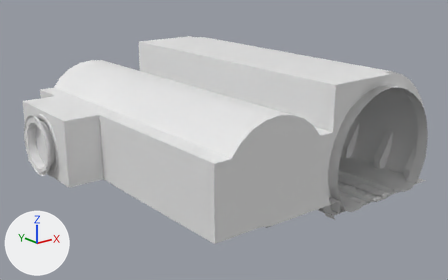
The FBX model Assets/ContentVLAD/Venues/Station/Station.fbx, before and after one commit.
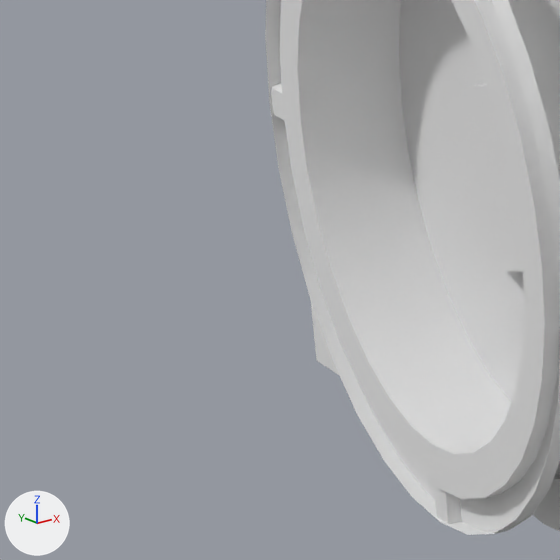
The first picture shows the older version from a 50 mm camera at (-32.3, -44.5, 16.2) aimed at (-5.4, -10.8, 2.8). The close-ups show the older and then the newer version on the part from 0% to 11% of the width and 47% to 64% of the height of that picture. Only the edits that show in the close-ups are written down. The axes (+X, +Y, +Z) are drawn at lower left. The lights are the same throughout. Where no turn or scale is listed for an object, it has been applied to the vertices.

The scene before the commit, as lines of its bpy script (objects in view):
```python
me_plane_019 = bpy.data.meshes.new('Plane.019')
me_plane_019.from_pydata(...)  # 1290 vertices, 1349 faces; spans x -17.3..5.6, y -21.0..0.8, z -0.1..8.6
me_plane_019.materials.append(mat_station)  # white #e7e7e7
me_plane_020 = bpy.data.meshes.new('Plane.020')
me_plane_020.from_pydata(...)  # 270 vertices, 297 faces; spans x -16.75..-16.28, y -7.48..-3.55, z 1.5..5.2
me_plane_020.materials.append(mat_station)  # white #e7e7e7
ob_door = bpy.data.objects.new('Door', me_plane_020)
ob_door.location = (0.0, 0.0, 0.0)
ob_station = bpy.data.objects.new('Station', me_plane_019)
ob_station.location = (0.0, 0.0, 0.0)
```
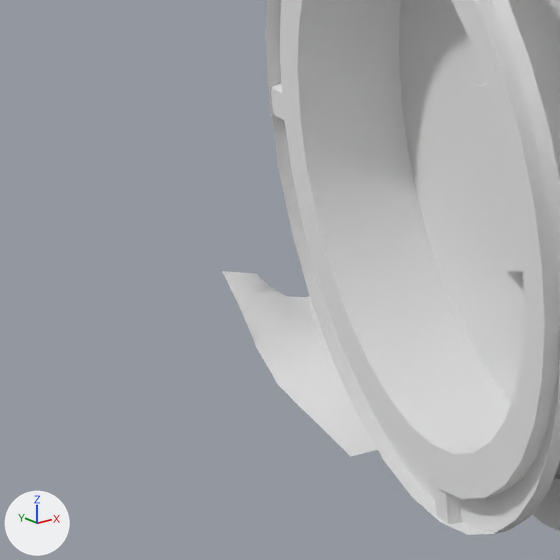
What differs and where, as boxes [x1, y1, x2, y2] in the close-ups (560 x 560 px):
'StationDetails', added: after [222, 271, 377, 457]

Diff of the bpy script that builds the scene:
```diff
--- a/Assets/ContentVLAD/Venues/Station/Station.fbx.py
+++ b/Assets/ContentVLAD/Venues/Station/Station.fbx.py
@@ mat_stationdetails @@
+mat_stationdetails = principled_material('StationDetails')
+mat_stationdetails.base_color = (0.8, 0.8, 0.8)  # white #e7e7e7
+mat_stationdetails.roughness = 0.69
@@ me_untitled_001 @@
+me_untitled_001.from_pydata(...)  # 6105 vertices, 6090 faces; spans x -17.1..-4.3, y -21.0..1.3, z 0.8..7.4
+me_untitled_001.materials.append(mat_stationdetails)  # white #e7e7e7
@@ ob_stationdetails @@
+ob_stationdetails = bpy.data.objects.new('StationDetails', me_untitled_001)
+ob_stationdetails.location = (0.0, 0.0, 0.0)
```
